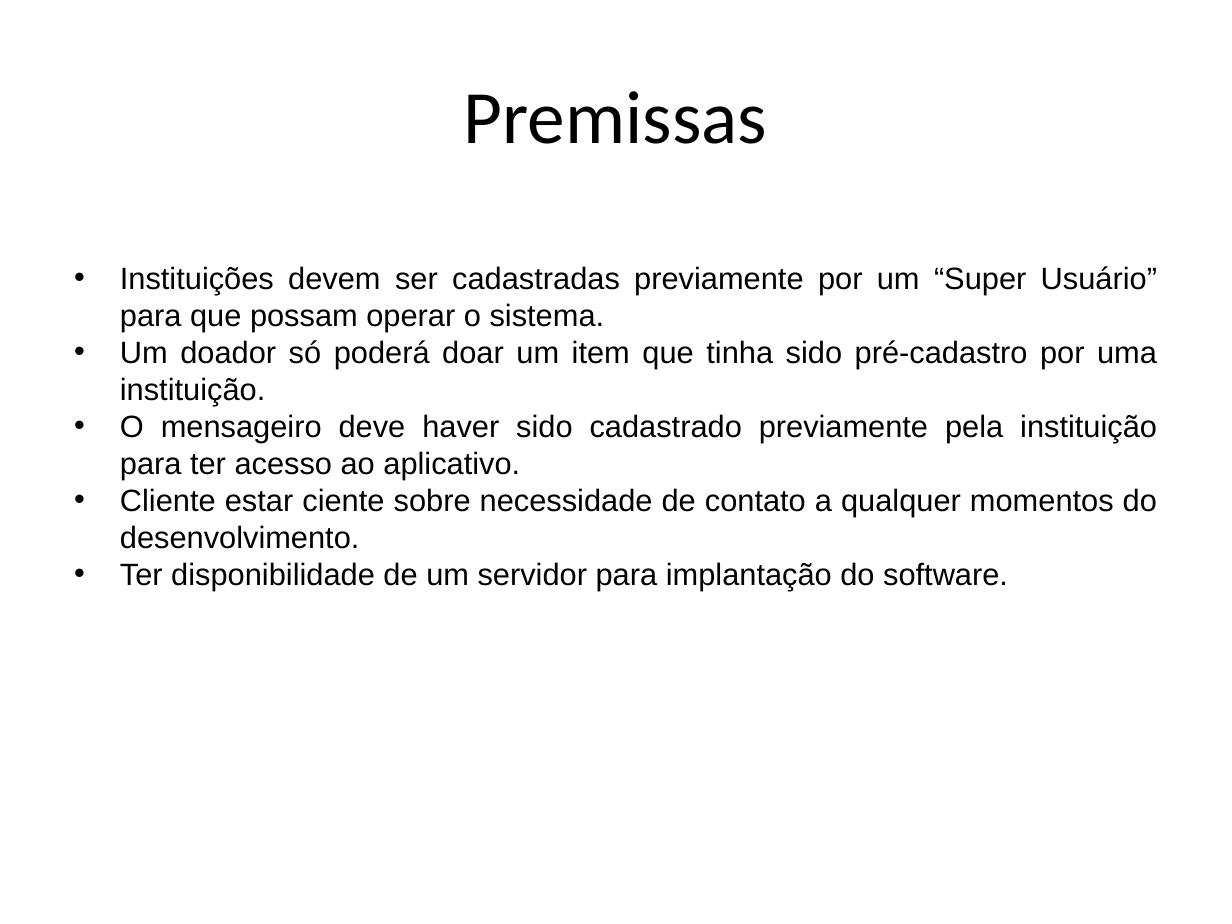
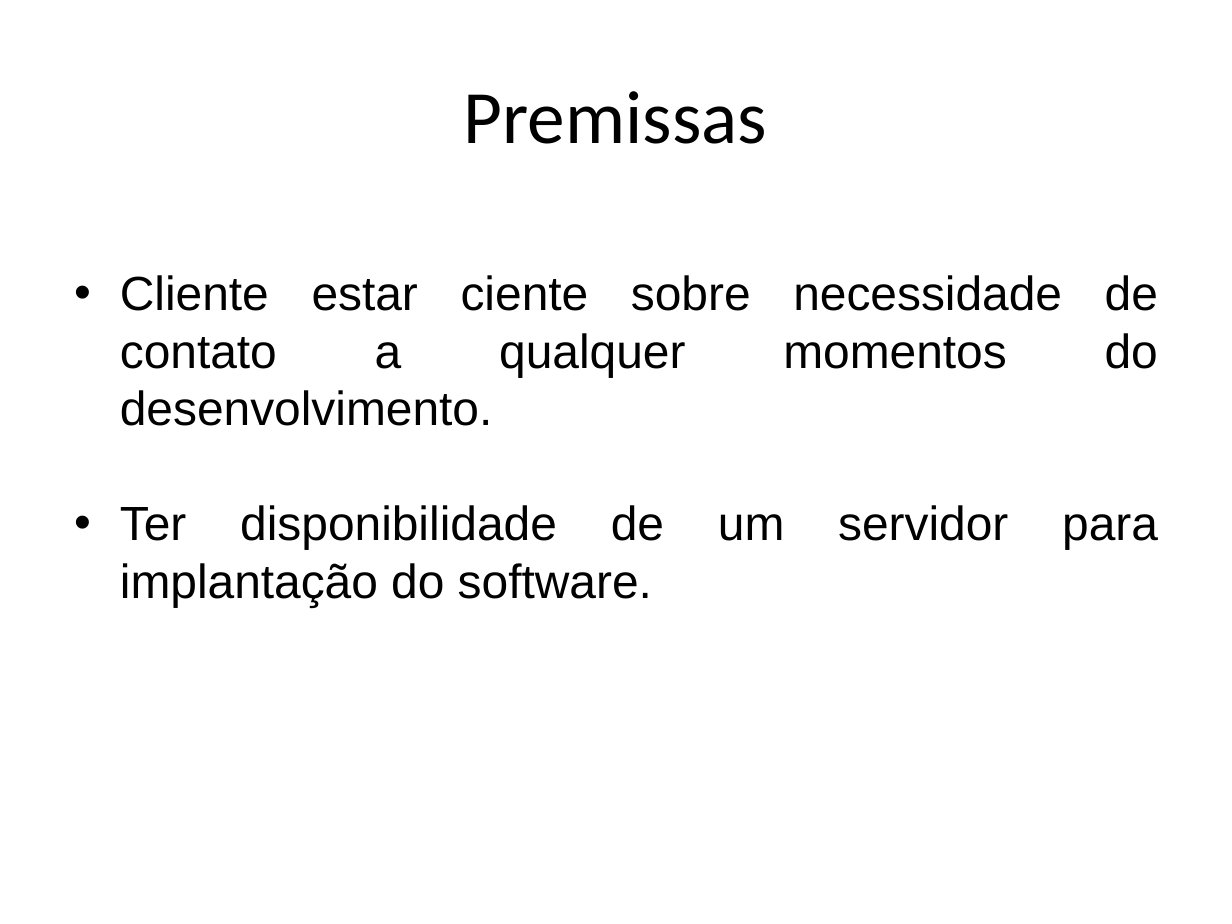
Before and after one commit to AjudeMais/ajudeMais-Projeto, a slide deck: slide 13 of Projeto-AjudeMais/000-Gerência de Projeto/PPJ-Plano de Projeto.pptx. Drawn at 1232x924 pixels with LibreOffice and Linux fonts; fonts in the diff are those of the drawing. Boxes give left, top, right and bottom in pixels: in the first picture for what was removed or moved away, otherwise in the second. Text is boxed around its words. In the diff, an @@ line names an element or a change of style, - is before the commit and + after.

```diff
--- a/Projeto-AjudeMais/000-Gerência de Projeto/PPJ-Plano de Projeto.pptx
+++ b/Projeto-AjudeMais/000-Gerência de Projeto/PPJ-Plano de Projeto.pptx
@@ text "Cliente estar ciente sobre necessidade ..." at [120, 275, 1158, 549]: size 18 to 28 pt @@
@@ text at [120, 266, 1157, 479]: paragraphs removed @@
-• Instituições devem ser cadastradas previamente por um “Super Usuário” para que possam operar o sistema.
-• Um doador só poderá doar um item que tinha sido pré-cadastro por uma instituição.
-• O mensageiro deve haver sido cadastrado previamente pela instituição para ter acesso ao aplicativo.
```
Also in this commit, not shown: 4 other slides changed, 2 other files.
